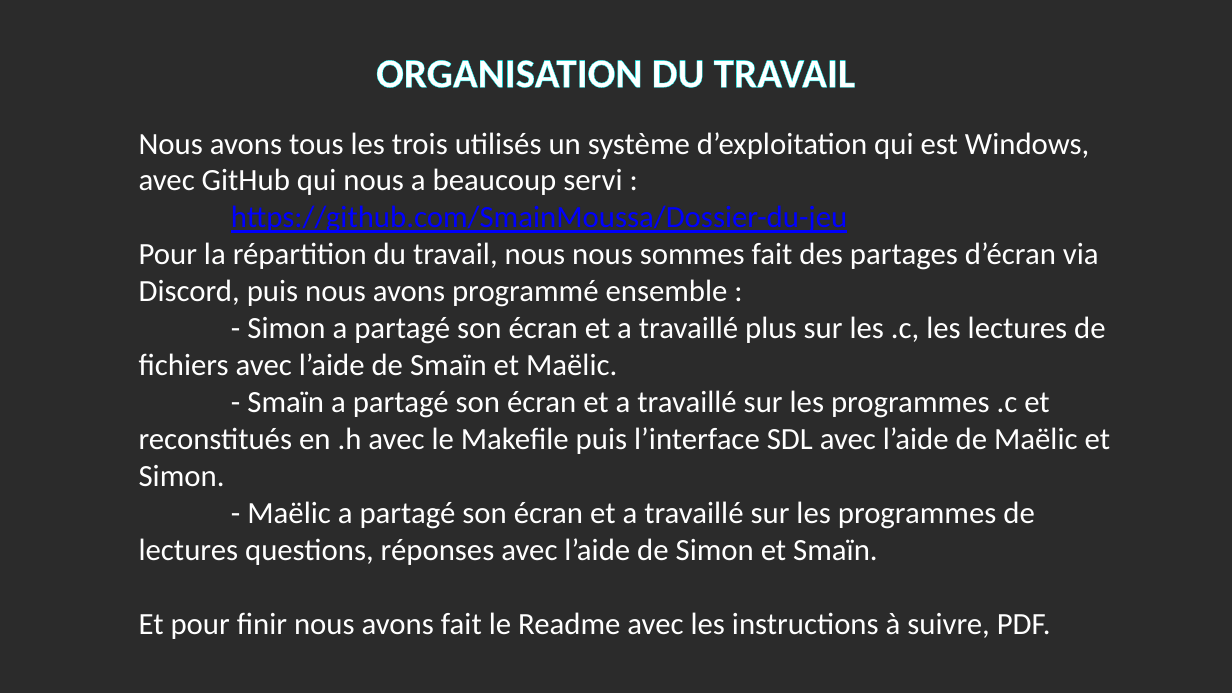
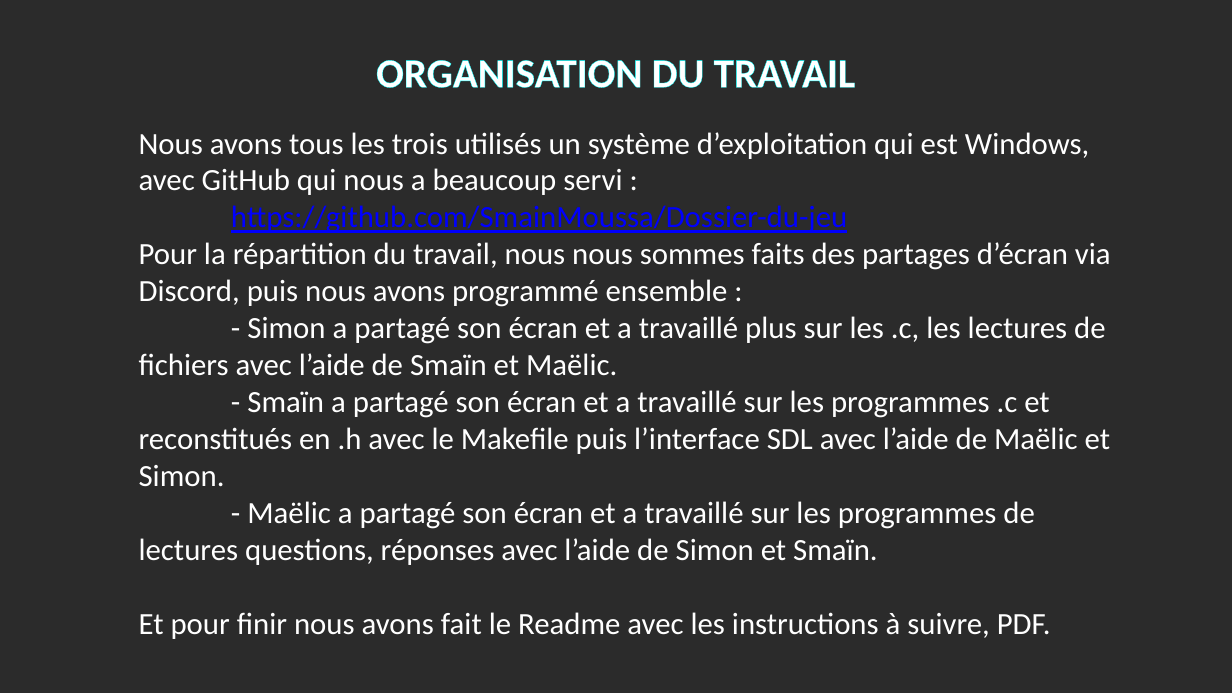
Before and after one commit to SmainMoussa/Dossier-du-jeu, a slide deck: slide 8 of JEU-DE-PORTES.pptx. Drawn at 1232x693 pixels with LibreOffice and Linux fonts; fonts in the diff are those of the drawing; background and template pictures are left out; a plain dark background stands for a picture behind light text. Boxes give left, top, right and bottom in pixels: in the first picture for what was removed or moved away, otherwise in the second. Text is boxed around its words. In the diff, an @@ line names an element or a change of style, - is before the commit and + after.

Commit message:
Corrigé

```diff
--- a/JEU-DE-PORTES.pptx
+++ b/JEU-DE-PORTES.pptx
@@ text at bbox=[139, 242, 1111, 307]: text changed @@
-Pour la répartition du travail, nous nous sommes fait des partages d’écran via Discord, puis nous avons programmé ensemble :
+Pour la répartition du travail, nous nous sommes faits des partages d’écran via Discord, puis nous avons programmé ensemble :
```
